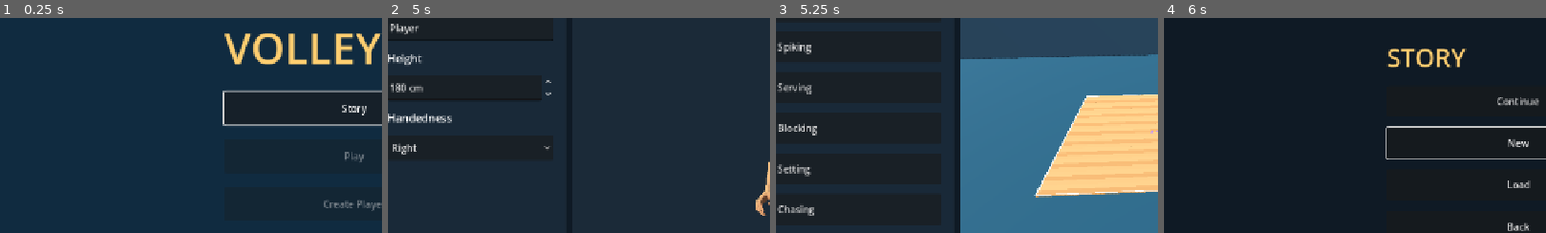
Above: before the commit, frames 1-4 (left to right).
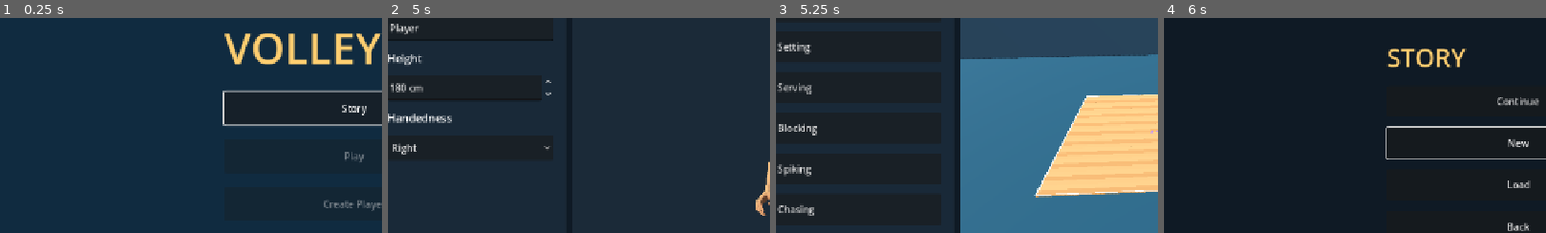
Above: after the commit, the same moments.

Repository: foreandr/volleyball
Game: Godot game, scene res://scenes/main.tscn
The game is run twice, just before and just after one commit, with the same random seed, the same clock (stepped at 60 frames per second) and the same inputs.
Inputs:
- Up to frame 1 (0.25 s): no input
- Up to frame 2 (5 s): click "Story" at 0.5 s; click "Back" at 1.25 s; click "Story" at 2 s; click "New" at 2.75 s; click "Back" at 3.5 s; click "New" at 4.25 s
- Up to frame 3 (5.25 s): click "Save" at 5 s
- Up to frame 4 (6 s): click "Back" at 5.75 s
The pictures show only the part of the screen within x 4-54%, y 21-71%; the shares and areas given below are measured in that part.

Frames 1-2 are identical in both runs. In frame 3, 0.4% of the frame differs, in the area x 2-10%, y 11-74%; in frame 4, nothing differs.

Commit message:
Place Setting directly below Forearm reception

Diff:
--- a/scripts/story_animations.gd
+++ b/scripts/story_animations.gd
@@ -12,7 +12,7 @@
 	"Setting":["Forward","Back","Left","Right"],
 	"Chasing":["Forward","Back","Left","Right"]
 }
-const CATEGORIES := ["Forearm reception","Spiking","Serving","Blocking","Setting","Chasing"]
+const CATEGORIES := ["Forearm reception","Setting","Serving","Blocking","Spiking","Chasing"]
 var content: VBoxContainer
 var category_buttons: Dictionary = {}
 var selected_category := ""
